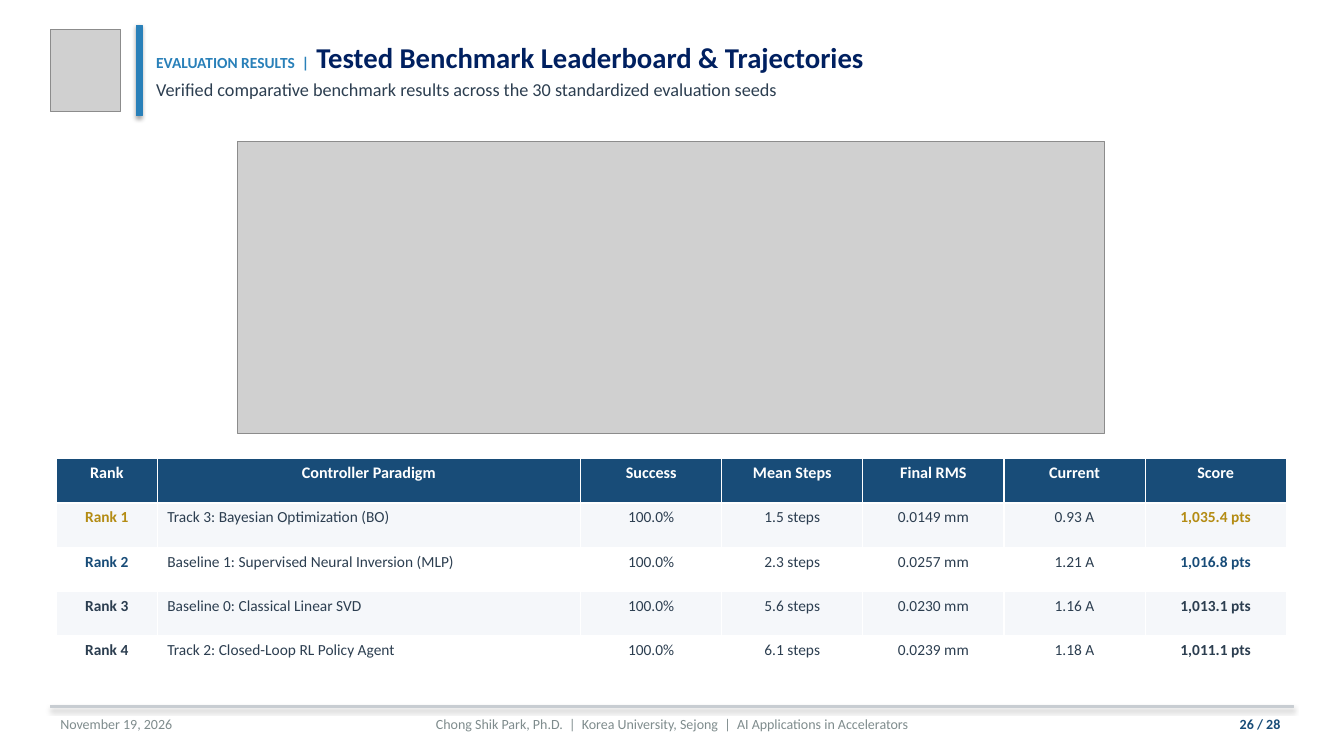
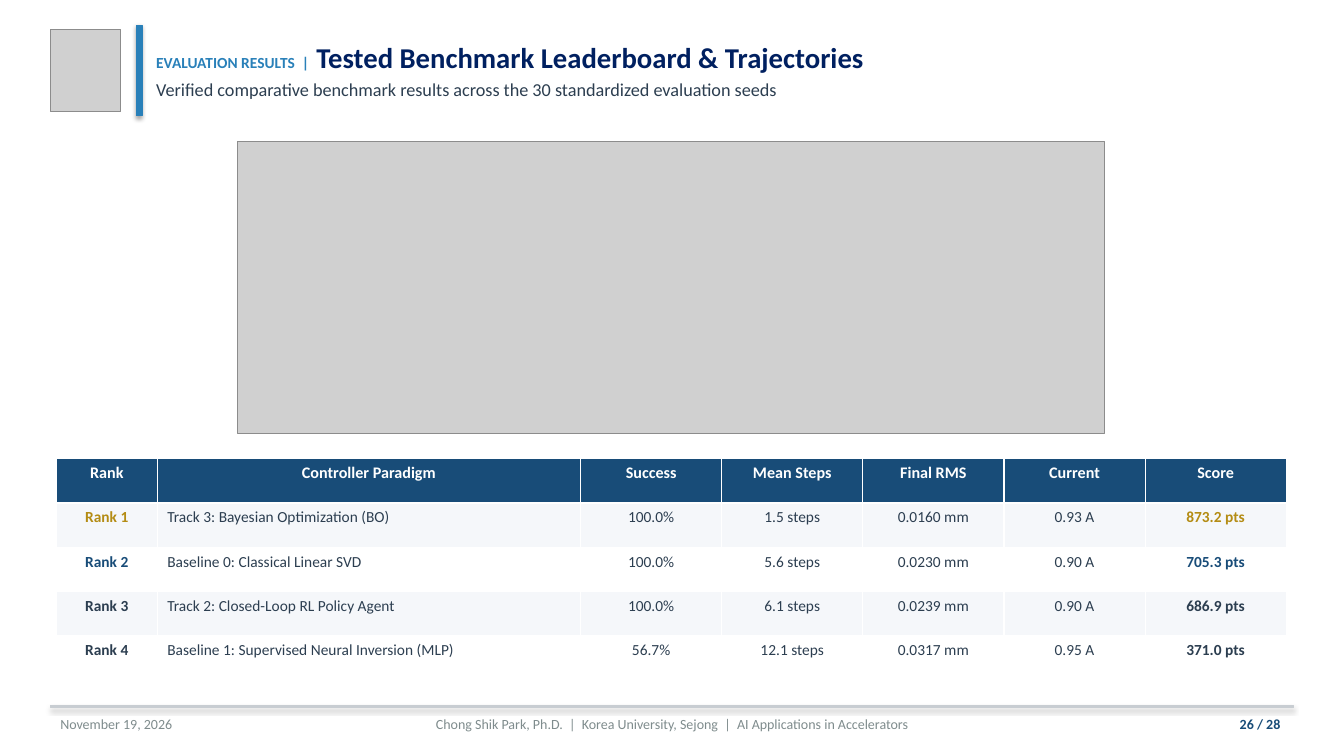
Before and after one commit to cspark7701/ai4acc-mini-hackathon, a slide deck: slide 26 of presentations/Lecture_1_AI_ML_Foundations_and_Control.pptx. Drawn at 1344x756 pixels with LibreOffice and Linux fonts; fonts in the diff are those of the drawing; grey boxes stand for pictures. Boxes give left, top, right and bottom in pixels: in the first picture for what was removed or moved away, otherwise in the second. Text is boxed around its words. In the diff, an @@ line names an element or a change of style, - is before the commit and + after.

```diff
--- a/presentations/Lecture_1_AI_ML_Foundations_and_Control.pptx
+++ b/presentations/Lecture_1_AI_ML_Foundations_and_Control.pptx
@@ table at [56, 459, 1287, 681] @@
-row 2, column 5: 0.0149 mm
+row 2, column 5: 0.0160 mm
-row 2, column 7: 1,035.4 pts
+row 2, column 7: 873.2 pts
-row 3: Rank 2 | Baseline 1: Supervised Neural Inversion (MLP) | 100.0% | 2.3 steps | 0.0257 mm | 1.21 A | 1,016.8 pts
+row 3: Rank 2 | Baseline 0: Classical Linear SVD | 100.0% | 5.6 steps | 0.0230 mm | 0.90 A | 705.3 pts
-row 4: Rank 3 | Baseline 0: Classical Linear SVD | 100.0% | 5.6 steps | 0.0230 mm | 1.16 A | 1,013.1 pts
+row 4: Rank 3 | Track 2: Closed-Loop RL Policy Agent | 100.0% | 6.1 steps | 0.0239 mm | 0.90 A | 686.9 pts
-row 5: Rank 4 | Track 2: Closed-Loop RL Policy Agent | 100.0% | 6.1 steps | 0.0239 mm | 1.18 A | 1,011.1 pts
+row 5: Rank 4 | Baseline 1: Supervised Neural Inversion (MLP) | 56.7% | 12.1 steps | 0.0317 mm | 0.95 A | 371.0 pts
```
Also in this commit, not shown: 3 other slides changed, 16 other files.
